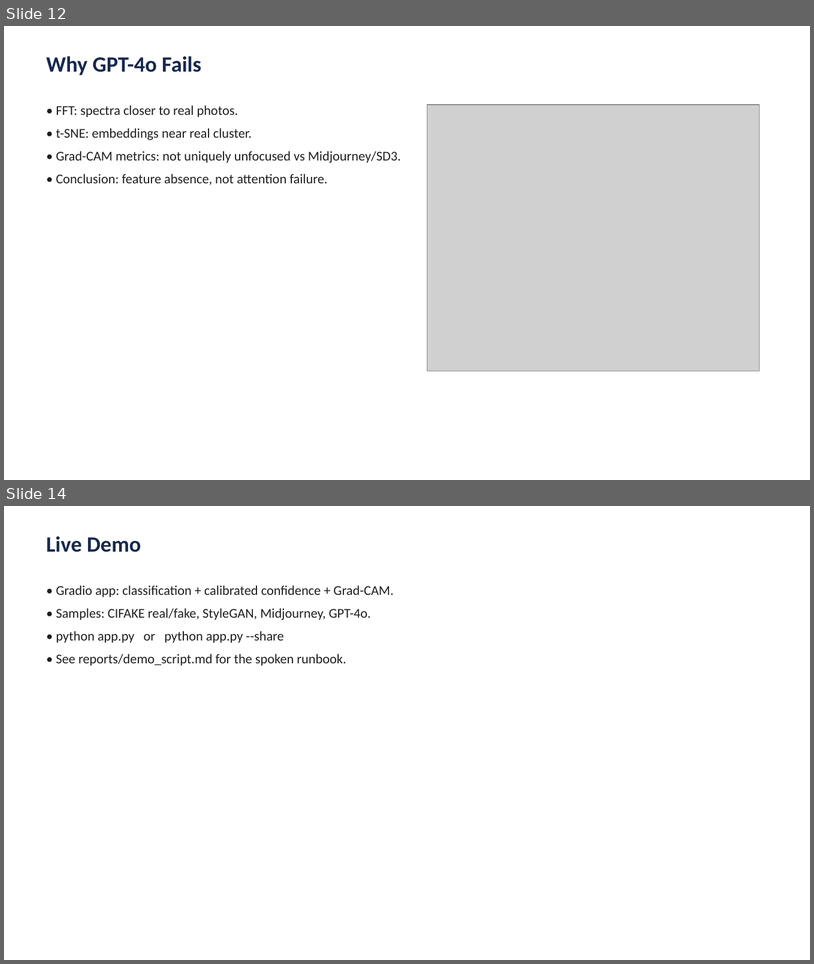
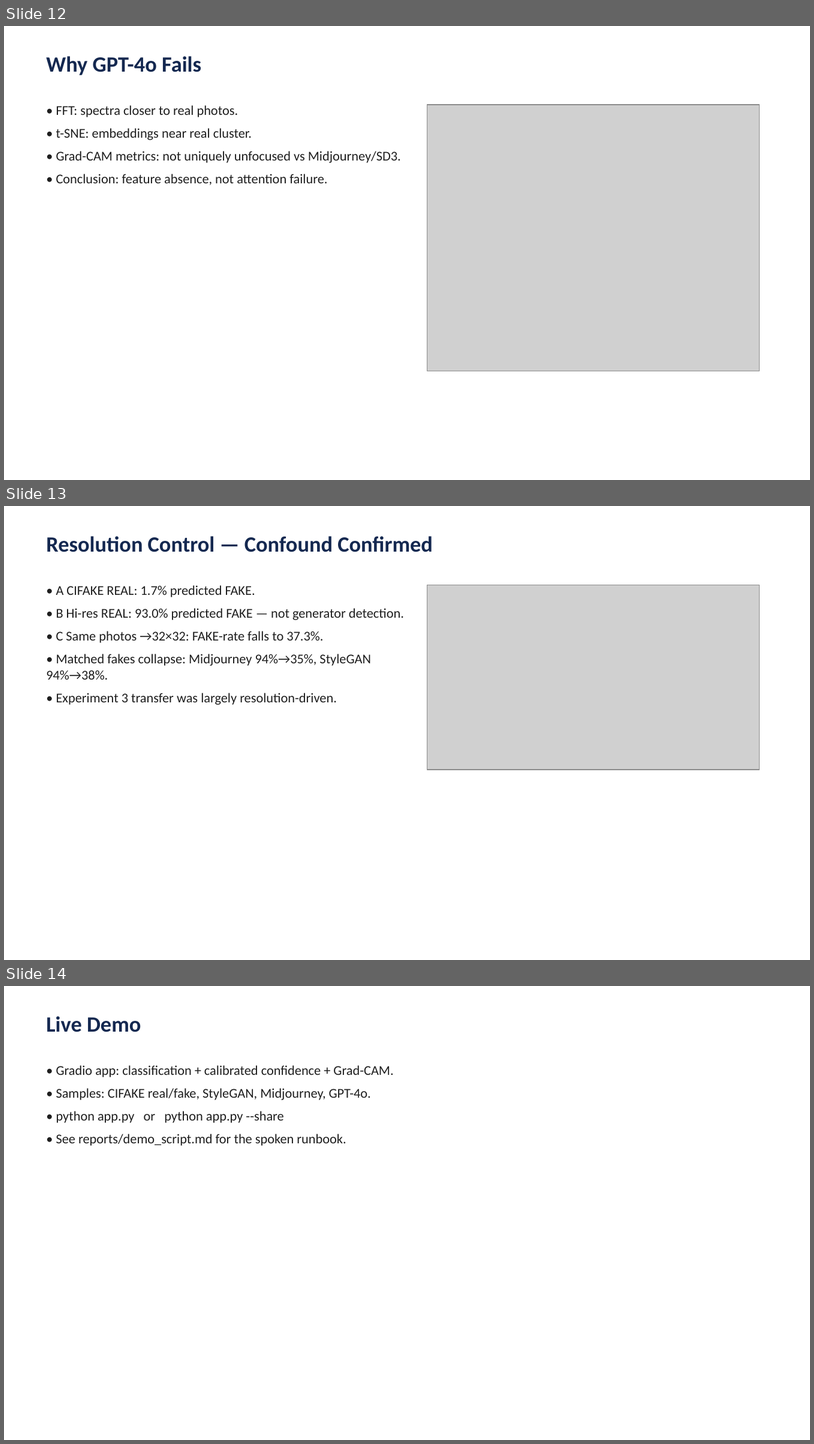
Before and after one commit to krishi-shah/ai-image-detection, a slide deck: reports/presentation.pptx. Shown one above the other, each under a label of ours: slides 12 and 14 before the commit, slides 12, 13 and 14 after it; the slides between them are not shown. The pictures are 814x964 and 814x1444 pixels, drawn with LibreOffice and Linux fonts; fonts in the diff are those of the drawing; grey boxes stand for pictures. Boxes give left, top, right and bottom in pixels: in the first picture for what was removed or moved away, otherwise in the second. Text is boxed around its words. In the diff, an @@ line names an element or a change of style, - is before the commit and + after.

Commit message:
Fold resolution-control results into final report and presentation.

```diff
--- a/reports/presentation.pptx
+++ b/reports/presentation.pptx
@@ slide 13 added at <box>4,506,810,960</box>, background #FFFFFF @@
@@ text added at <box>46,536,433,552</box>, 26 pt, text #142850, bold @@
+Resolution Control — Confound Confirmed
@@ text added at <box>46,585,404,705</box>, 16 pt, text #1E1E1E @@
+• A CIFAKE REAL: 1.7% predicted FAKE.
+• B Hi-res REAL: 93.0% predicted FAKE — not generator detection.
+• C Same photos →32×32: FAKE-rate falls to 37.3%.
+• Matched fakes collapse: Midjourney 94%→35%, StyleGAN 94%→38%.
+• Experiment 3 transfer was largely resolution-driven.
@@ picture added at <box>428,585,760,770</box> @@
```
Also in this commit, not shown: 2 slides changed, 1 slide removed, 11 other files.
